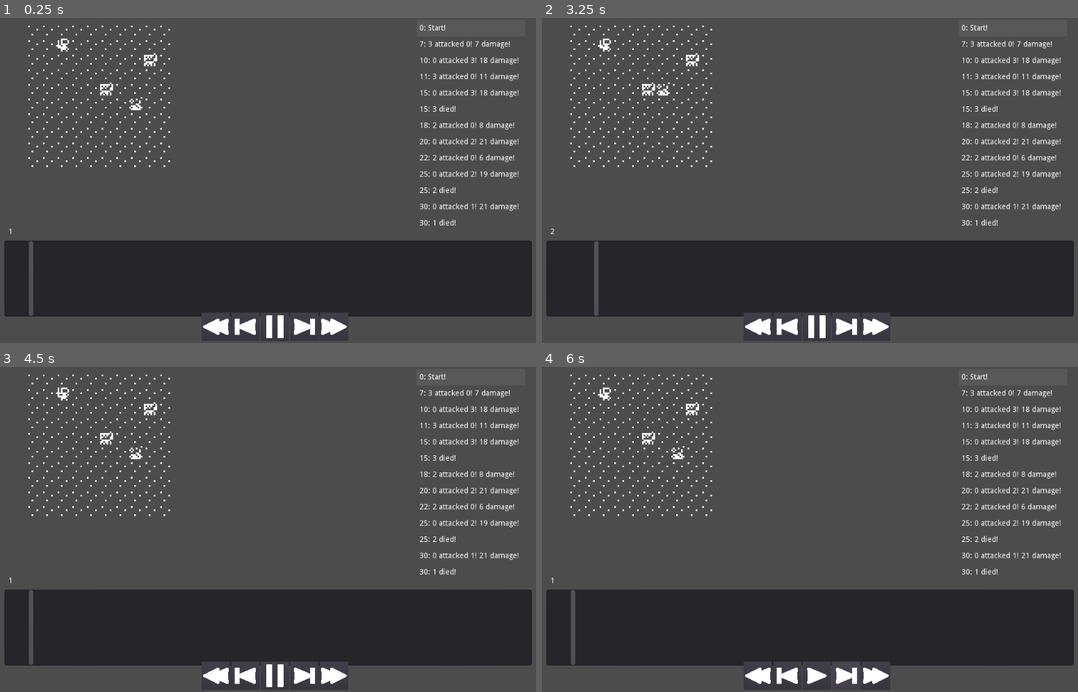
Above: before the commit, frames 1-4 (two rows, left to right).
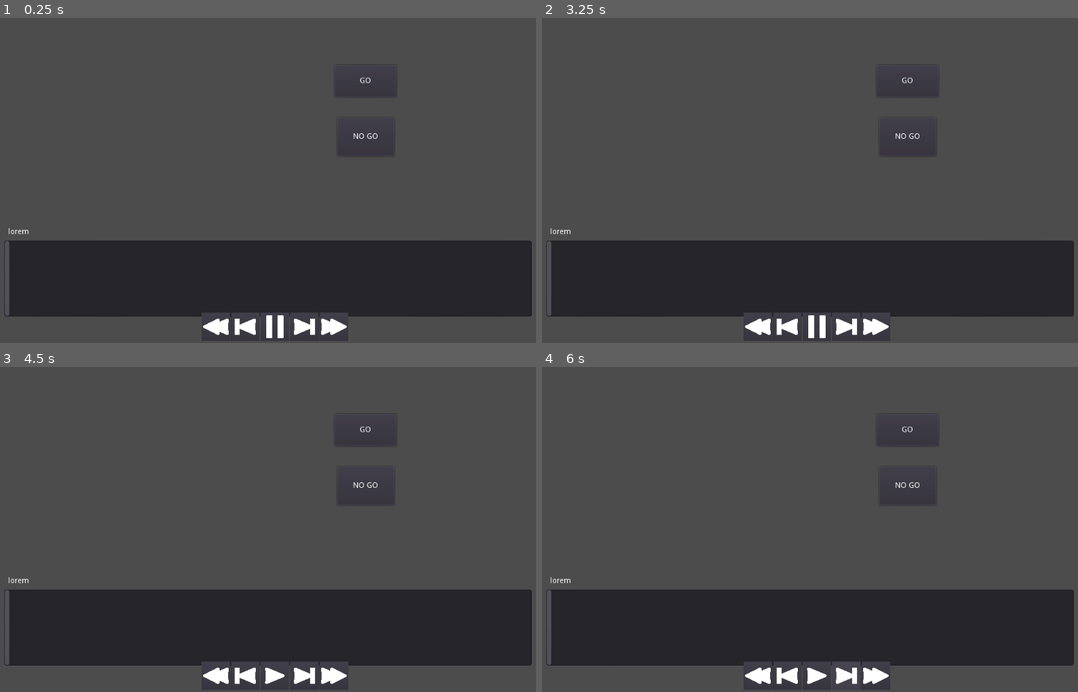
Above: after the commit, the same moments.

Repository: redxaxder/7DRL2024
Game: Godot game, scene res://main.tscn
The game is run twice, just before and just after one commit, with the same random seed, the same clock (stepped at 60 frames per second) and the same inputs. Before the commit the project starts from res://playback/ViewHistory.tscn.
Inputs (mouse positions are in pixels of both pictures, inside the frame that each line leads up to):
- Up to frame 1 (0.25 s): no input
- Up to frame 2 (3.25 s): click (906, 138) at 0.5 s, where only the run after the commit has a clickable "NO GO"; click (756, 326) at 1.25 s; click (756, 326) at 2 s; click (815, 326) at 2.75 s
- Up to frame 3 (4.5 s): click (471, 376) at 3.5 s, where only the run before the commit has a clickable "0: Start!"; click (273, 675) at 4.27 s
- Up to frame 4 (6 s): click (1013, 376) at 5 s, where only the run before the commit has a clickable "0: Start!"; click (847, 675) at 5.75 s

The runs differ from the first frame. In frame 1, 3.0% of the frame differs, in the area x 0-97%, y 2-92%; in frame 2, 3.0%; in frame 3, 3.1%, in the area x 0-97%, y 2-99%; in frame 4, 3.0%.
Error after the commit: Invalid call. Nonexistent function 'get_states' in base 'Nil'. (res://playback/ViewHistory.gd:108)

Commit message:
start moving things into top level

Diff:
--- a/data/data_util.gd
+++ b/data/data_util.gd
@@ -4,30 +4,30 @@
 	var t = typeof(what)
 	var it
 	match t:
-			TYPE_OBJECT:
-				if what is Script:
-					it = what
-				else:
-					it = dup_object(what)
-			TYPE_DICTIONARY:
-				it = dup_dict(what)
-			TYPE_ARRAY:
-				it = dup_array(what)
-			TYPE_RAW_ARRAY:
-				it = what.duplicate()
-			TYPE_INT_ARRAY:
-				it = what.duplicate()
-			TYPE_REAL_ARRAY:
-				it = what.duplicate()
-			TYPE_STRING_ARRAY:
-				it = what.duplicate()
-			TYPE_VECTOR2_ARRAY:
-				it = what.duplicate()
-			TYPE_VECTOR3_ARRAY:
-				it = what.duplicate()
-			TYPE_COLOR_ARRAY:
-				it = what.duplicate()
-			_:  it = what
+		TYPE_OBJECT:
+			if what is Script:
+				it = what
+			else:
+				it = dup_object(what)
+		TYPE_DICTIONARY:
+			it = dup_dict(what)
+		TYPE_ARRAY:
+			it = dup_array(what)
+		TYPE_RAW_ARRAY:
+			it = what.duplicate()
+		TYPE_INT_ARRAY:
+			it = what.duplicate()
+		TYPE_REAL_ARRAY:
+			it = what.duplicate()
+		TYPE_STRING_ARRAY:
+			it = what.duplicate()
+		TYPE_VECTOR2_ARRAY:
+			it = what.duplicate()
+		TYPE_VECTOR3_ARRAY:
+			it = what.duplicate()
+		TYPE_COLOR_ARRAY:
+			it = what.duplicate()
+		_:  it = what
 	return it
 
 static func dup_object(o: Object) -> Object:
--- a/data/encounter/EncounterDriver.gd
+++ b/data/encounter/EncounterDriver.gd
@@ -2,9 +2,6 @@
 
 class_name EncounterDriver
 
-
-const EncEvent = preload("res://data/encounter/EncEvent.gd")
-const Map = preload("res://data/map/Map.gd")
 
 var current_time = 0
 var queue: PriorityQueue
@@ -14,12 +11,11 @@
 const cardinal: Array = [Vector2(1, 0), Vector2(0, 1), Vector2(-1, 0), Vector2(0, -1)]
 const diagonal: Array = [Vector2(1, 1), Vector2(-1, 1), Vector2(-1, -1), Vector2(1, -1)]
 var history: EncounterHistory
-var cur_idx: int = 0
 
 var map: Map
 
 var encounter_seed
-func initialize(use_seed: int = 0, p_map: Map = null):
+func initialize(state: EncounterState, p_map: Map = null, use_seed: int = 0):
 	if use_seed == 0:
 		encounter_seed = randi()
 	else:
@@ -27,43 +23,16 @@
 	prints("encounter seed", encounter_seed)
 
 	queue = PriorityQueue.new()
-	cur_state = EncounterState.new()
 	history = EncounterHistory.new()
 
+	cur_state = state
 	map = p_map
 	map.generate()
 
-	cur_state.actors = []
-
-	var player = CombatEntity.new()
-	player.initialize(15, 15, 30, 20, 10, 10, Constants.PLAYER_FACTION)
-	player.actor_type = Actor.Type.Player
-	player.append_bonus(SkillTree.create_bonus(Bonus.BonusKind.Brawn, 5))
-	player.append_ability(SkillTree.create_ability(Ability.TargetKind.Self, Ability.TriggerEffectKind.Damage, Ability.AbilityEffectKind.Damage, 1, Ability.TargetKind.Enemies, "Counter!"))
-	insert_entity(player, Vector2(1, 1))
-
-	for _i in range(3):
-		var nme = create_enemy()
-		insert_entity(nme, Vector2(randi() % 5 + 5, randi() % 10))
+	for actor in cur_state.actors:
+		queue.insert(actor, actor.time_spent)
 
 	history.add_state(DataUtil.deep_dup(cur_state))
-
-
-func create_enemy() -> CombatEntity:
-	var nme = CombatEntity.new()
-	var reference_nme_idx = randi() % (Actor.Type.size() - 1) + 1
-	nme.initialize_with_block(Actor.get_stat_block(reference_nme_idx), Constants.ENEMY_FACTION)
-	nme.actor_type = Actor.get_type(reference_nme_idx)
-	return nme
-
-func insert_entity(e: CombatEntity, loc: Vector2):
-	if !cur_state.map.has(loc):
-		e.entity_index = cur_idx
-		cur_state.actors.push_back(e)
-		cur_state.set_location(cur_idx, loc)
-		queue.insert(e, 0)
-		e.time_spent = cur_idx
-		cur_idx += 1
 
 
 func tick() -> bool:
@@ -205,19 +174,6 @@
 	return Vector2.ZERO
 
 
-
-func event_text(evt: EncounterEvent) -> String:
-	match evt.kind:
-		EncounterEvent.EventKind.Attack:
-			return "{time}: {a} attacked {t}! {d} damage!".format(evt.dict())
-		EncounterEvent.EventKind.Death:
-			return "{time}: {a} died!".format(evt.dict())
-		EncounterEvent.EventKind.Move:
-			return "{time}: {a} moved! -> {loc}".format(evt.dict())
-	push_warning("Event not handled by logger! {0}".format([evt.kind]))
-	return ""
-
-
 func gen_move(actor: CombatEntity) -> EncounterEvent:
 	var move_to = breadth_first_search(actor.location, actor.faction)
 	if move_to != Vector2.ZERO:
--- a/data/encounter/EncounterState.gd
+++ b/data/encounter/EncounterState.gd
@@ -25,6 +25,13 @@
 	map.erase(a.location)
 	a.location = Vector2(-1000,-1000)
 
+func add_actor(e: CombatEntity, loc: Vector2):
+	var next_index = actors.size()
+	e.entity_index = next_index
+	actors.push_back(e)
+	set_location(next_index, loc)
+	e.time_spent = next_index
+
 func set_location(actor_id: int, target_loc: Vector2):
 	if map.get(target_loc, null) != null:
 		push_error("Colliding locations! The explosion envelops all.")
@@ -47,8 +54,6 @@
 		Ability.TargetKind.Self:
 			return [actors[actor_id].location]
 		Ability.TargetKind.Any:
-			# locations should be all of the locations in ability.range such that
-			# there is one valid target within the ability radius
 			faction_mask = Constants.ANY_FACTION
 		Ability.TargetKind.Enemies:
 			faction_mask = Constants.negate_faction(actors[actor_id].faction)
@@ -56,6 +61,8 @@
 			faction_mask = actors[actor_id].faction
 	var position = actors[actor_id].location
 	var locations = []
+	# locations should be all of the locations in ability.range such that
+	# there is at least one valid target within the ability radius
 	for x in range(position.x - ability.ability_range, position.x + ability.ability_range + 1):
 		for y in range(position.y - ability.ability_range, position.y + ability.ability_range + 1):
 			if has_location_in_range(Vector2(x, y), ability.aoe_radius, faction_mask):
--- a/main.gd
+++ b/main.gd
@@ -1,7 +1,56 @@
 extends Node2D
 
+var player_stats: StatBlock
+var player_hp: int
+
+var driver: EncounterDriver
+
+const turn_limit = 500
 
 func _ready():
+	randomize()
+	player_stats = StatBlock.new()
+	var s = Actor.STAT_BLOCKS[Actor.Type.Player]
+	player_stats.initialize(s[0],s[1],s[2],s[3],s[4],s[5])
 
-	var driver = EncounterDriver.new()
-	driver.initialize()
+	make_encounter()
+
+# warning-ignore:return_value_discarded
+	get_node("%GO").connect("pressed",self,"go")
+# warning-ignore:return_value_discarded
+	get_node("%NOGO").connect("pressed",self,"no_go")
+
+
+func go():
+	while driver.tick() and driver.history.size() < turn_limit:
+		pass
+	var history_viewer = get_node("%history_view")
+	history_viewer.view(driver.history, driver.map)
+	make_encounter()
+
+func no_go():
+	make_encounter()
+
+func make_encounter():
+	var map = Map.new()
+	var state = EncounterState.new()
+	var player = CombatEntity.new()
+	player.initialize_with_block(player_stats, Constants.PLAYER_FACTION)
+	player.actor_type = Actor.Type.Player
+#	player.acquire_bonus(SkillTree.create_bonus_skill(Skill.BonusKind.Brawn, 5))
+	state.add_actor(player, Vector2(1, 1))
+
+	for _i in range(3):
+		var nme = create_enemy()
+		state.add_actor(nme, Vector2(randi() % 5 + 5, randi() % 10))
+
+	driver = EncounterDriver.new()
+	driver.initialize(state, map)
+
+
+func create_enemy() -> CombatEntity:
+	var nme = CombatEntity.new()
+	var reference_nme_idx = randi() % (Actor.Type.size() - 1) + 1
+	nme.initialize_with_block(Actor.get_stat_block(reference_nme_idx), Constants.ENEMY_FACTION)
+	nme.actor_type = Actor.get_type(reference_nme_idx)
+	return nme
--- a/main.tscn
+++ b/main.tscn
@@ -1,6 +1,42 @@
-[gd_scene load_steps=2 format=2]
+[gd_scene load_steps=3 format=2]
 
 [ext_resource path="res://main.gd" type="Script" id=1]
+[ext_resource path="res://playback/ViewHistory.tscn" type="PackedScene" id=2]
 
 [node name="main" type="Node2D"]
 script = ExtResource( 1 )
+
+[node name="history_view" parent="." instance=ExtResource( 2 )]
+unique_name_in_owner = true
+
+[node name="GO" type="Button" parent="."]
+unique_name_in_owner = true
+margin_left = 643.0
+margin_top = 87.0
+margin_right = 757.0
+margin_bottom = 146.0
+size_flags_horizontal = 3
+size_flags_vertical = 3
+
+[node name="Label" type="Label" parent="GO"]
+anchor_right = 1.0
+anchor_bottom = 1.0
+text = "GO"
+align = 1
+valign = 1
+
+[node name="NOGO" type="Button" parent="."]
+unique_name_in_owner = true
+margin_left = 648.0
+margin_top = 184.0
+margin_right = 753.0
+margin_bottom = 255.0
+size_flags_horizontal = 3
+size_flags_vertical = 3
+
+[node name="Label" type="Label" parent="NOGO"]
+anchor_right = 1.0
+anchor_bottom = 1.0
+text = "NO GO"
+align = 1
+valign = 1
--- a/playback/ViewHistory.gd
+++ b/playback/ViewHistory.gd
@@ -1,6 +1,5 @@
 extends Control
 
-const turn_limit = 500
 var playback_speed = 5
 
 var d
@@ -8,7 +7,6 @@
 var history: EncounterHistory
 var map: Map
 func _ready():
-	randomize()
 # warning-ignore:return_value_discarded
 	get_node("%to_start").connect("button_down", self, "to_start")
 # warning-ignore:return_value_discarded
@@ -27,27 +25,42 @@
 	progressbar.min_value = 0
 	progressbar.connect("scrolling", self, "progress_bar_scroll")
 
-	var driver = EncounterDriver.new()
-
-	map = Map.new()
-	driver.initialize(0, map)
-	map.createSprites(get_node("%display"))
-
-	while driver.tick() and driver.history.size() < turn_limit:
-		pass
-
-	history = driver.history
+func view(_history: EncounterHistory, _map: Map):
+	cursor = 0
+	history = _history
+	map = _map
+	var progressbar = get_node("%progress_bar")
 	progressbar.max_value = history.get_states().size() - 1
 
-	var events = driver.history.get_events()
-# warning-ignore:return_value_discarded
+	var display = get_node("%display")
+	for c in display.get_children():
+		c.queue_free()
+	map.createSprites(display)
+
+	var events = history.get_events()
+# warning-ignore:return_value_discarded
+	for c in get_node("%combat_log").get_children():
+		c.queue_free()
 	add_log_message("0: Start!", 0)
 	var n = events.size()
 	for i in n:
 		var event = events[i]
-		var log_node = add_log_message(driver.event_text(event), i)
+		var log_node = add_log_message(event_text(event), i)
 		log_node.visible = event.is_displayed()
+	play()
 	_hard_refresh()
+
+func event_text(evt: EncounterEvent) -> String:
+	match evt.kind:
+		EncounterEvent.EventKind.Attack:
+			return "{time}: {a} attacked {t}! {d} damage!".format(evt.dict())
+		EncounterEvent.EventKind.Death:
+			return "{time}: {a} died!".format(evt.dict())
+		EncounterEvent.EventKind.Move:
+			return "{time}: {a} moved! -> {loc}".format(evt.dict())
+	push_warning("Event not handled by logger! {0}".format([evt.kind]))
+	return ""
+
 
 func add_log_message(text: String, index: int) -> Node:
 	var log_node = preload("res://playback/log_line.tscn").instance()
@@ -68,6 +81,9 @@
 
 var elapsed = 0
 func _process(delta):
+	if !history:
+		set_process(false)
+		return
 	elapsed += delta * playback_speed
 	if elapsed >= 1:
 		elapsed -= 1
@@ -149,6 +165,7 @@
 # ordinary refresh for viewing different state of same encounter
 func _hard_refresh(): _refresh(true)
 func _refresh(_hard_refresh: bool = false):
+	if !history: return
 	var display = get_node("%display")
 	var display_size: Vector2 = display.get_rect().size
 	var tile_envelope = Constants.TILE_SIZE + Constants.TILE_MARGIN
--- a/project.godot
+++ b/project.godot
@@ -123,7 +123,7 @@
 [application]
 
 config/name="7DRL2024"
-run/main_scene="res://playback/ViewHistory.tscn"
+run/main_scene="res://main.tscn"
 config/icon="res://icon.png"
 
 [display]
@@ -208,6 +208,11 @@
 "stream": false,
 "svg/scale": 1.0
 }
+toggle={
+"deadzone": 0.5,
+"events": [ Object(InputEventKey,"resource_local_to_scene":false,"resource_name":"","device":0,"alt":false,"shift":false,"control":false,"meta":false,"command":false,"pressed":false,"scancode":0,"physical_scancode":32,"unicode":0,"echo":false,"script":null)
+ ]
+}
 
 [physics]
 
